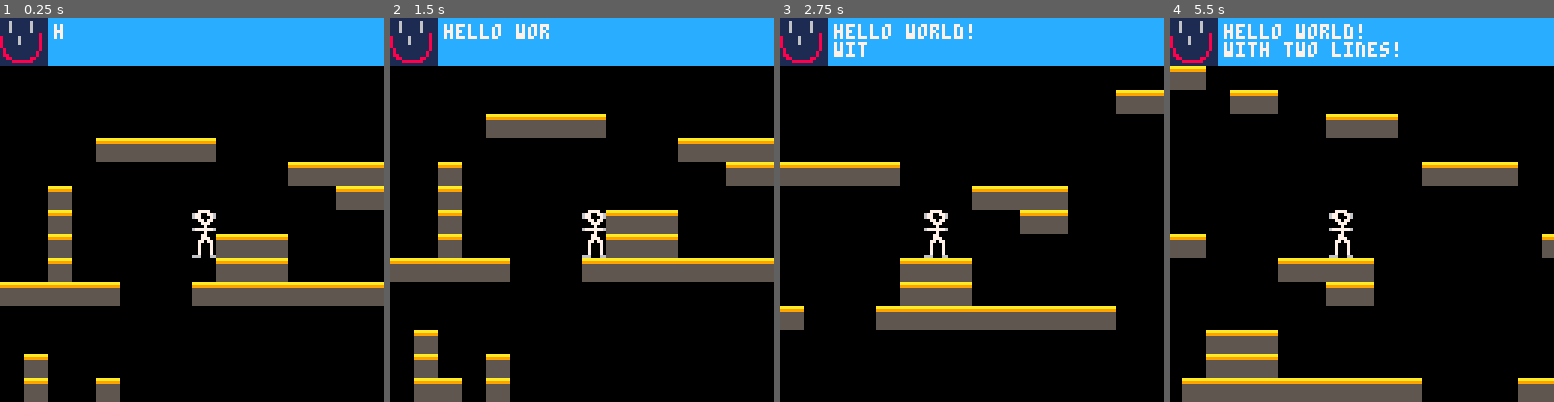
Above: before the commit, frames 1-4 (left to right).
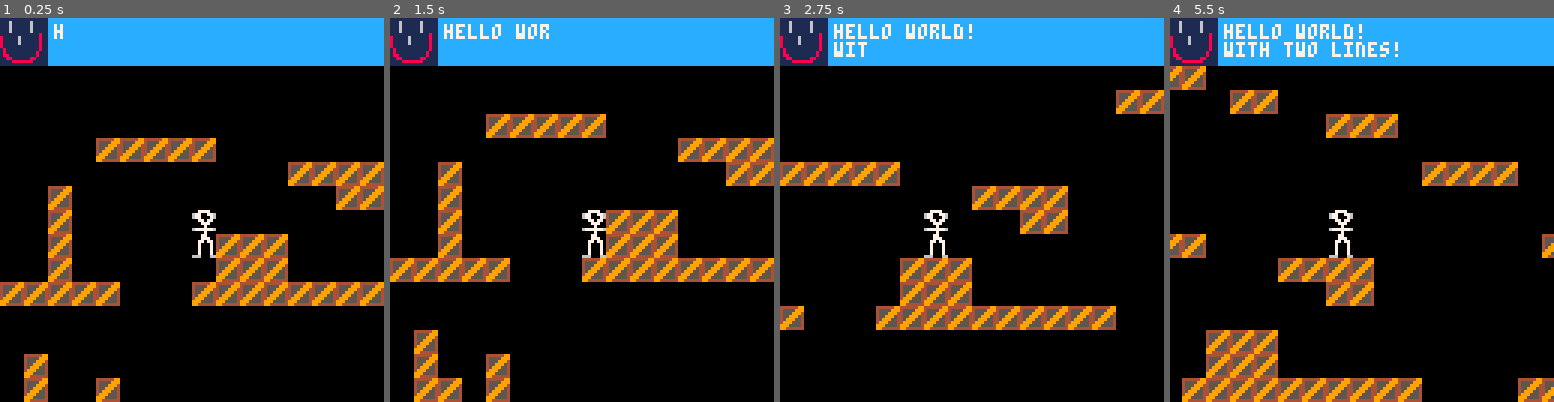
Above: after the commit, the same moments.

Repository: nsatragno/pico8-carts
Game: PICO-8 cartridge space_kludge/space_kludge.p8
Same seed, same stepped clock (60 frames per second), same inputs: the game is played once before the commit and once after it.
Inputs:
- Up to frame 1 (0.25 s): no input
- Up to frame 2 (1.5 s): no input
- Up to frame 3 (2.75 s): hold Right 1.6-2.1 s; hold Up 2.15-2.42 s; hold Right from 2.47 s (still down)
- Up to frame 4 (5.5 s): release Right at 3.03 s; hold Left 3.08-3.58 s; hold Right 4.02-4.68 s; hold Up 4.73-5.03 s; hold Left from 5.08 s (still down)

The runs differ from the first frame. In frame 1, 10% of the frame differs, in the area x 0-100%, y 31-100%; in frame 2, 11%, in the area x 0-100%, y 25-100%; in frame 3, 8.2%; in frame 4, 9.9%.

Commit message:
added a box

Diff:
--- a/space_kludge/space_kludge.p8
+++ b/space_kludge/space_kludge.p8
@@ -181,14 +181,14 @@
   end
 end  -- _draw
 __gfx__
-00777700aaaaaaaa0000000000000000000000000000000000000000000000000000000000000000000000000000000000000000000000000000000000000000
-67700776999999990000000000000000000000000000000000000000000000000000000000000000000000000000000000000000000000000000000000000000
-67700076555555550000000000000000000000000000000000000000000000000000000000000000000000000000000000000000000000000000000000000000
-00770770555555550000000000000000000000000000000000000000000000000000000000000000000000000000000000000000000000000000000000000000
-00077700555555550000000000000000000000000000000000000000000000000000000000000000000000000000000000000000000000000000000000000000
-00007000555555550000000000000000000000000000000000000000000000000000000000000000000000000000000000000000000000000000000000000000
-67777776555555550000000000000000000000000000000000000000000000000000000000000000000000000000000000000000000000000000000000000000
-00007000555555550000000000000000000000000000000000000000000000000000000000000000000000000000000000000000000000000000000000000000
+00777700444444990000000000000000000000000000000000000000000000000000000000000000000000000000000000000000000000000000000000000000
+67700776455559990000000000000000000000000000000000000000000000000000000000000000000000000000000000000000000000000000000000000000
+67700076455599940000000000000000000000000000000000000000000000000000000000000000000000000000000000000000000000000000000000000000
+00770770455999540000000000000000000000000000000000000000000000000000000000000000000000000000000000000000000000000000000000000000
+00077700459995540000000000000000000000000000000000000000000000000000000000000000000000000000000000000000000000000000000000000000
+00007000499955540000000000000000000000000000000000000000000000000000000000000000000000000000000000000000000000000000000000000000
+67777776999555540000000000000000000000000000000000000000000000000000000000000000000000000000000000000000000000000000000000000000
+00007000994444440000000000000000000000000000000000000000000000000000000000000000000000000000000000000000000000000000000000000000
 00077000000000000000000000000000000000000000000000000000000000000000000000000000000000000000000000000000000000000000000000000000
 00077700000000000000000000000000000000000000000000000000000000000000000000000000000000000000000000000000000000000000000000000000
 00770770000000000000000000000000000000000000000000000000000000000000000000000000000000000000000000000000000000000000000000000000
